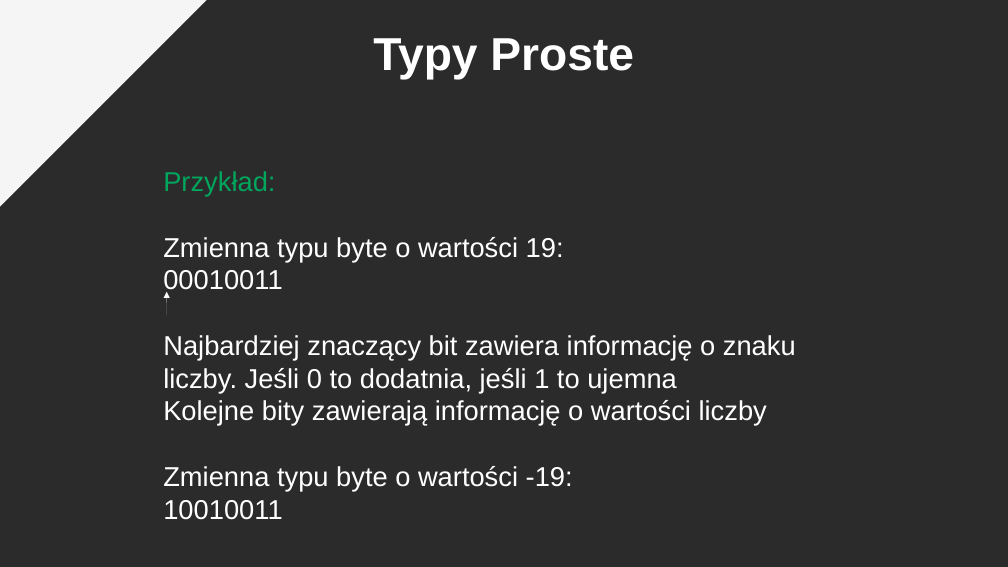
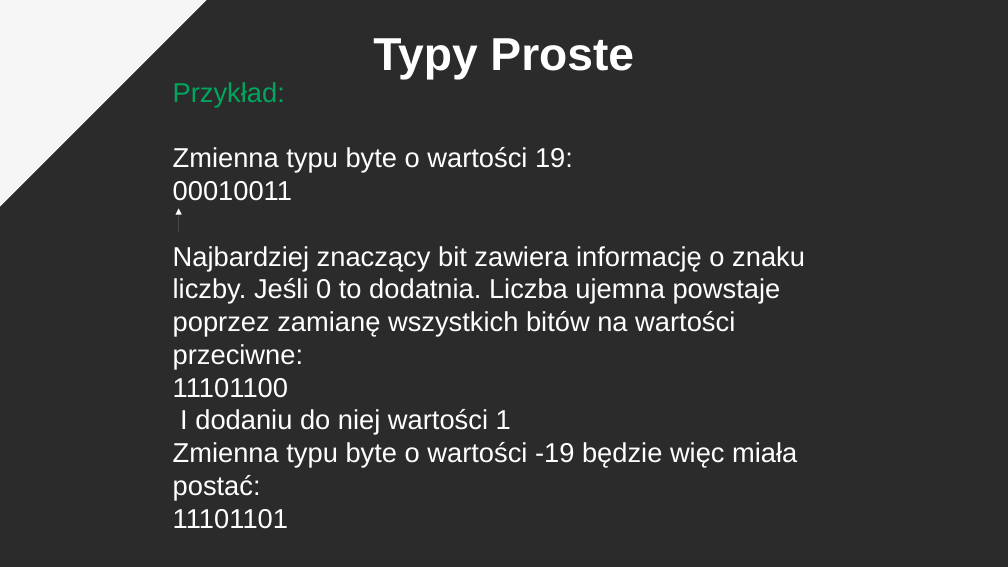
Before and after one commit to pkrajnik/WprowadzenieDoJava4Zajecia, a slide deck: slide 7 of WprowadzenieDoJezykaJAVA_4_zajecia_PiotrKrajnik.pptx. Drawn at 1008x567 pixels with LibreOffice and Linux fonts; fonts in the diff are those of the drawing; background and template pictures are left out; a plain dark background stands for a picture behind light text. Boxes give left, top, right and bottom in pixels: in the first picture for what was removed or moved away, otherwise in the second. Text is boxed around its words. In the diff, an @@ line names an element or a change of style, - is before the commit and + after.

```diff
--- a/WprowadzenieDoJezykaJAVA_4_zajecia_PiotrKrajnik.pptx
+++ b/WprowadzenieDoJezykaJAVA_4_zajecia_PiotrKrajnik.pptx
@@ text "Przykład:" moved from (x1=163, y1=171, x2=796, y2=520) to (x1=173, y1=82, x2=805, y2=467) @@
@@ arrow moved from (166, 315) - (167, 292) to (178, 232) - (178, 209) @@
@@ text at (x1=173, y1=246, x2=805, y2=467): text changed @@
-Najbardziej znaczący bit zawiera informację o znaku liczby. Jeśli 0 to dodatnia, jeśli 1 to ujemna
-Kolejne bity zawierają informację o wartości liczby
-Zmienna typu byte o wartości -19:
-10010011
+Najbardziej znaczący bit zawiera informację o znaku liczby. Jeśli 0 to dodatnia. Liczba ujemna powstaje poprzez zamianę wszystkich bitów na wartości przeciwne:
+11101100
+I dodaniu do niej wartości 1
+Zmienna typu byte o wartości -19 będzie więc miała postać:
+11101101
```
Also in this commit, not shown: 1 other slide changed.
